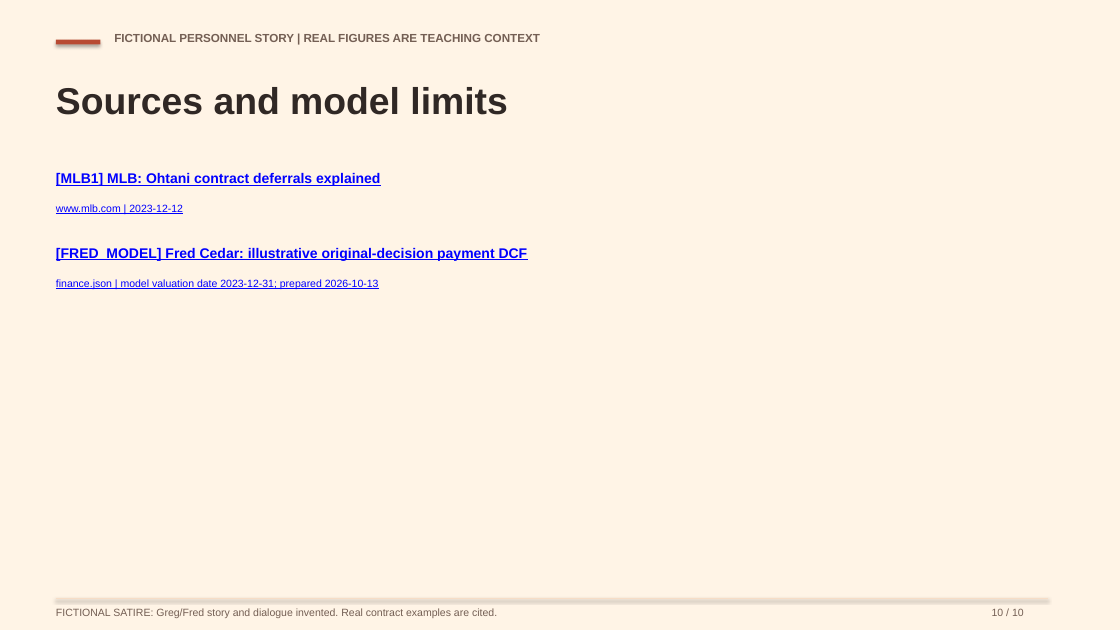
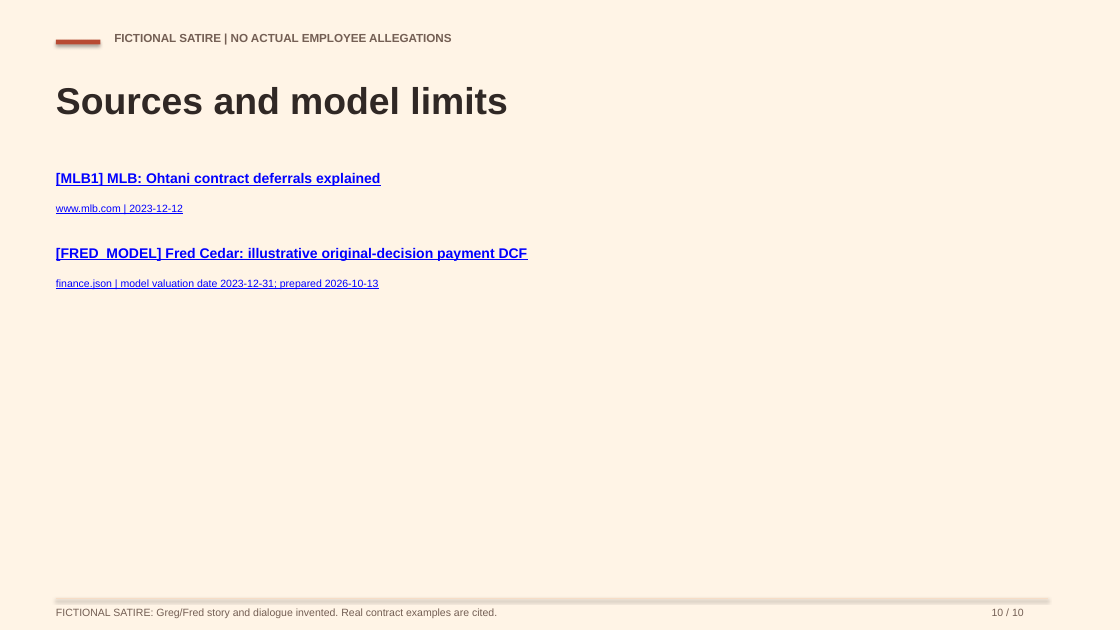
Before and after one commit to Etdev2/sweet-potato-fried-test, a slide deck: slide 10 of ST-1/decks/st1-greg-versus-fred.pptx. Drawn at 1120x630 pixels with LibreOffice and Linux fonts; fonts in the diff are those of the drawing. Boxes give left, top, right and bottom in pixels: in the first picture for what was removed or moved away, otherwise in the second. Text is boxed around its words. In the diff, an @@ line names an element or a change of style, - is before the commit and + after.

```diff
--- a/ST-1/decks/st1-greg-versus-fred.pptx
+++ b/ST-1/decks/st1-greg-versus-fred.pptx
@@ text at [114,34,451,42]: text changed @@
-FICTIONAL PERSONNEL STORY | REAL FIGURES ARE TEACHING CONTEXT
+FICTIONAL SATIRE | NO ACTUAL EMPLOYEE ALLEGATIONS
```
Also in this commit, not shown: 9 other slides changed, 27 other files.
